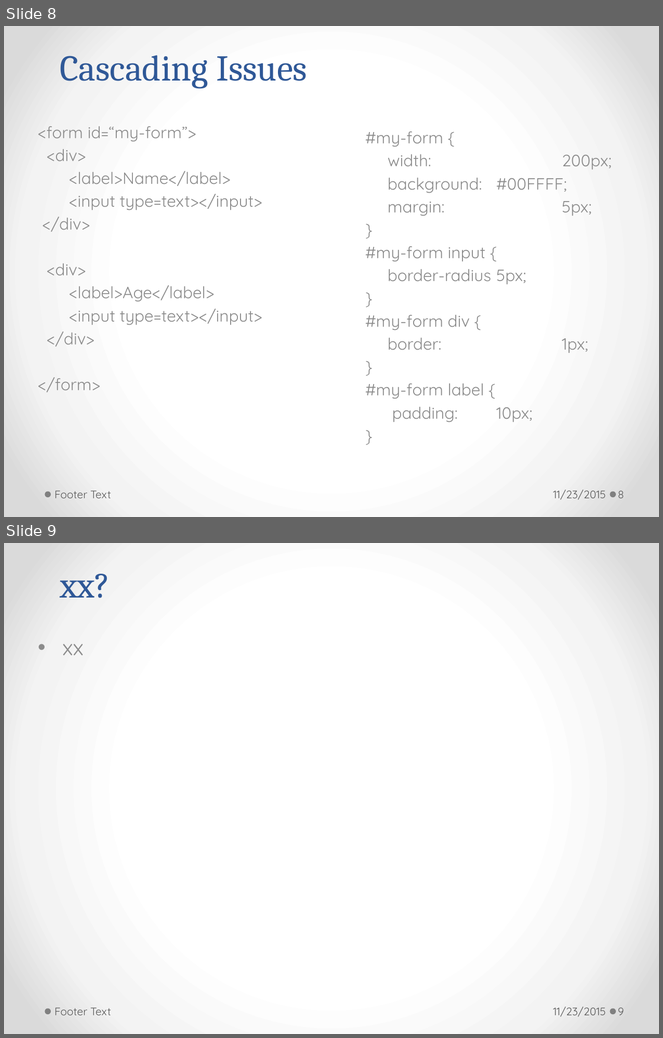
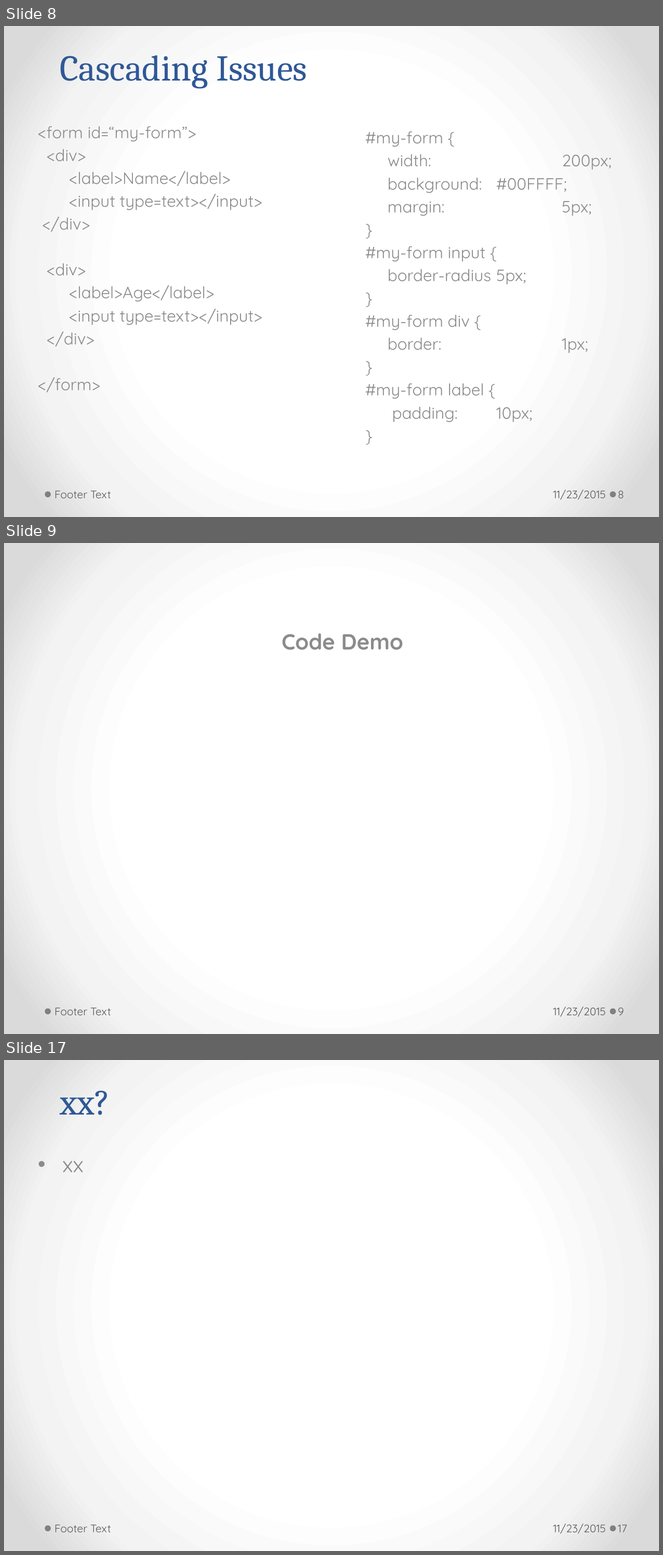
Before and after one commit to h-t-tran/work, a slide deck: brownbag/less/tech-presentation-less.pptx. Shown one above the other, each under a label of ours: slides 8 and 9 before the commit, slides 8, 9 and 17 after it; the slides between them are not shown. The pictures are 663x1038 and 663x1555 pixels, drawn with LibreOffice and Linux fonts; fonts in the diff are those of the drawing. Boxes give left, top, right and bottom in pixels: in the first picture for what was removed or moved away, otherwise in the second. Text is boxed around its words. In the diff, an @@ line names an element or a change of style, - is before the commit and + after.

```diff
--- a/brownbag/less/tech-presentation-less.pptx
+++ b/brownbag/less/tech-presentation-less.pptx
@@ slide 9 added at bbox=[4, 543, 659, 1034], background gradient #FFFFFF to #F4F4F4 to #DADADA; not listed: 2 template elements that a slide beside it also shows @@
@@ subtitle added at bbox=[282, 633, 403, 650], 24 pt, text #8C8C8C, bold @@
+Code Demo
@@ text added at bbox=[54, 1008, 111, 1016], 12 pt, text #595959 @@
+Footer Text
@@ text added at bbox=[553, 1007, 606, 1017], 12 pt, text #595959 @@
+11/23/2015
@@ page number added at bbox=[618, 1008, 624, 1016], 12 pt, text #595959 @@
+9
@@ what was slide 9 is now slide 17 @@
@@ page number at bbox=[618, 1525, 627, 1533]: text changed @@
-9
+17
```
Also in this commit, not shown: 1 slide changed, 7 other slides added, 14 other files.
